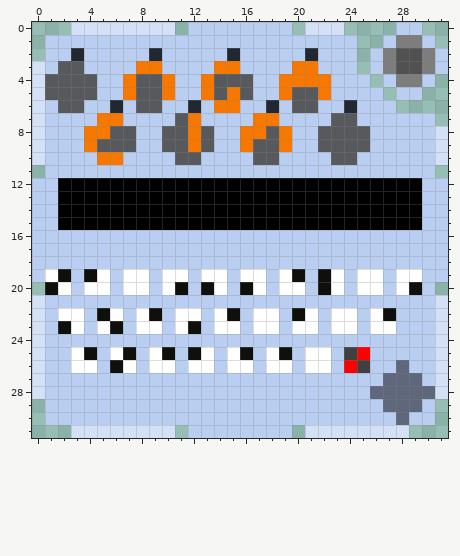
One commit to this pixel-art sprite: Icons/Enigma Cycle.png. That is the earlier state.
The file is 32x32 pixels.
New version:
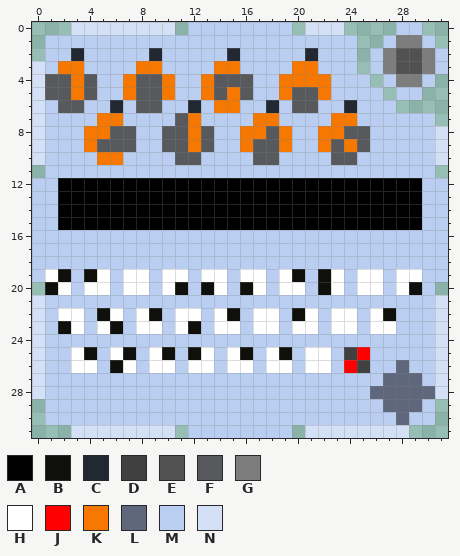
Palette (. is transparent): A #000000  B #0f100b  C #212832  D #404040  E #515151  F #58595d  G #7d7d7d  H #ffffff  J #ff0000  K #f67800  L #5f677c  M #b9cef0  N #d3e0f5
Edits made:
y 3: x 2..3 FF -> KK
y 4..5: x 3 F -> K
y 7: x 23..24 FF -> KK
y 8: x 22..23 FF -> KK
y 9: x 22 F -> K; x 24 F -> K
